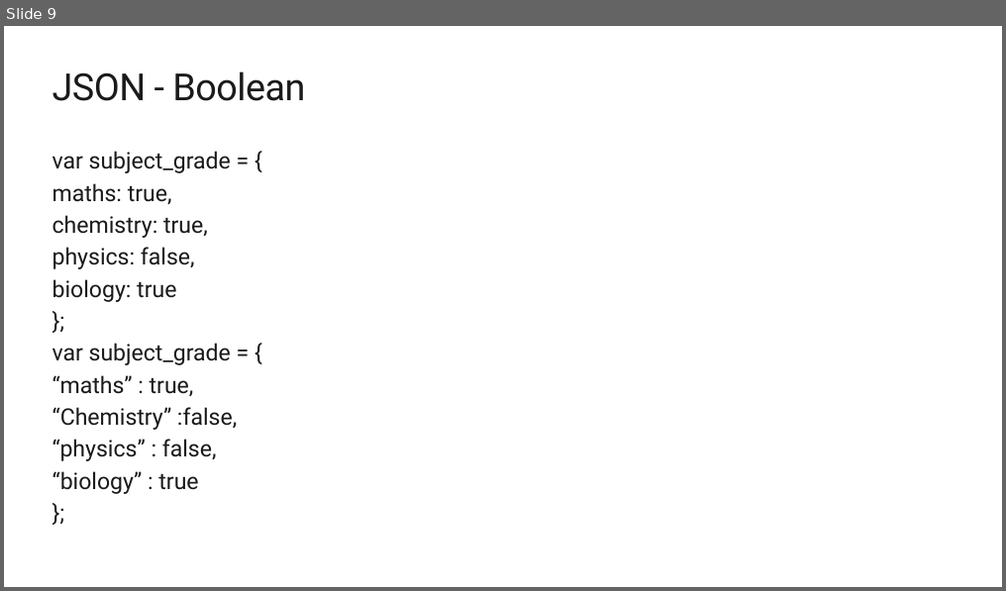
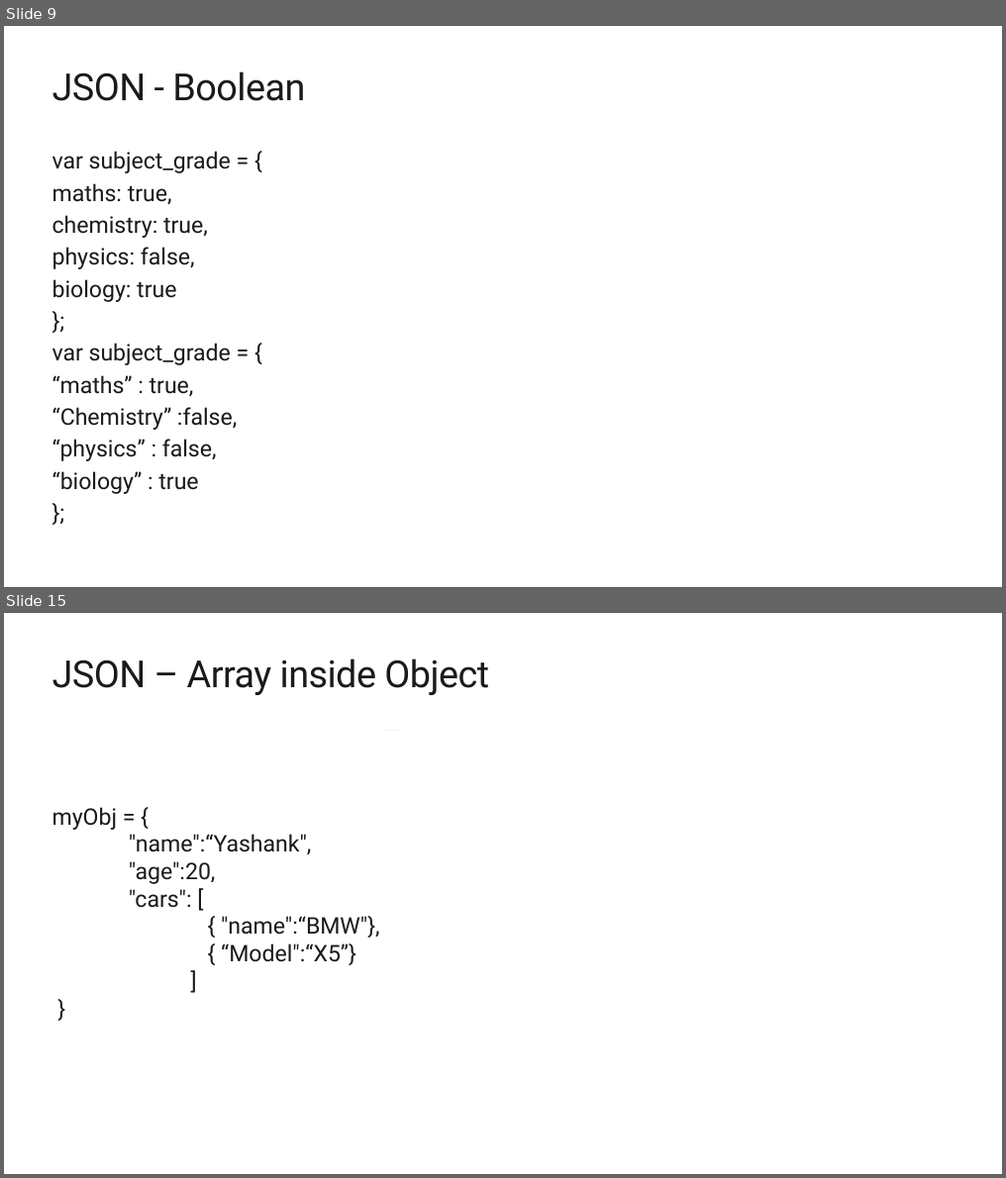
Before and after one commit to Yashank18/MSP-Workshops-Data, a slide deck: JSON_API.pptx. Shown one above the other, each under a label of ours: slide 9 before the commit, slides 9 and 15 after it; the slides between them are not shown. The pictures are 1006x591 and 1006x1178 pixels, drawn with LibreOffice and Linux fonts; fonts in the diff are those of the drawing; background and template pictures are left out. Boxes give left, top, right and bottom in pixels: in the first picture for what was removed or moved away, otherwise in the second. Text is boxed around its words. In the diff, an @@ line names an element or a change of style, - is before the commit and + after.

```diff
--- a/JSON_API.pptx
+++ b/JSON_API.pptx
@@ slide 15 added at (4,613,1002,1174), background #FFFFFF @@
@@ title added at (53,659,489,695), 36 pt, text #1A1A1A @@
+JSON – Array inside Object
@@ rectangle added at (381,730,399,730), fill #BCBCBC @@
@@ text added at (53,807,379,965), 22 pt, text #1A1A1A @@
+myObj = {
+"name":“Yashank",
+"age":20,
+"cars": [
+{ "name":“BMW"},
+{ “Model":“X5”}
+]
+}
```
Also in this commit, not shown: 14 other slides added, 25 slides removed.
